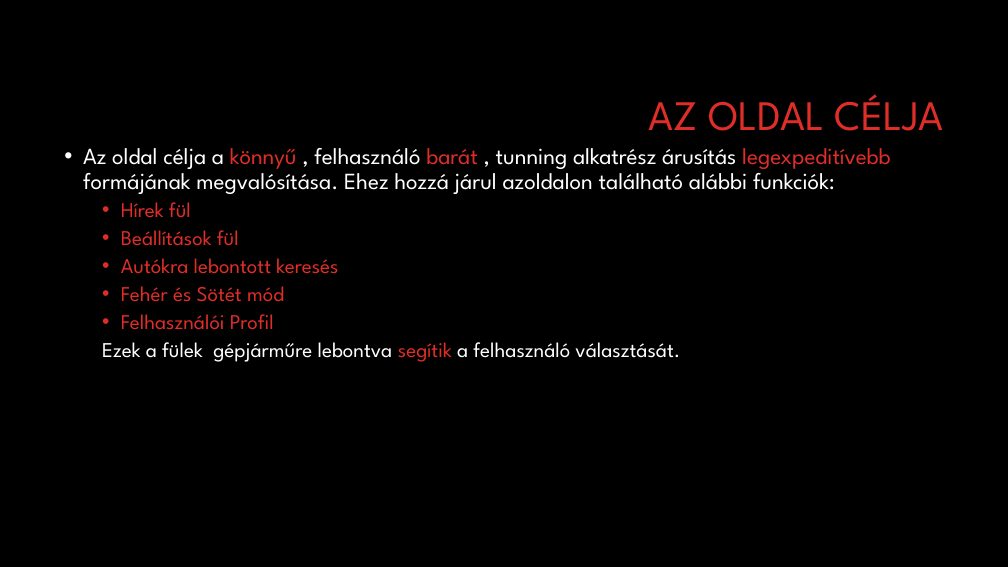
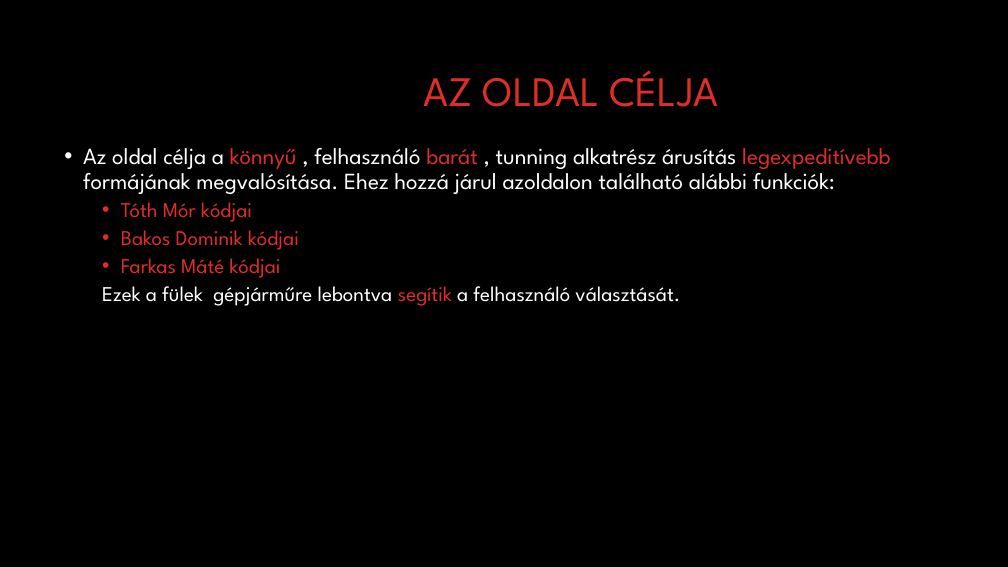
Before and after one commit to ookamim2007-source/D.A.T.M.-D-l-Alf-ldi-Tuning-M-hely.web-, a slide deck: slide 3 of DATM PPT.pptx. Drawn at 1008x567 pixels with LibreOffice and Linux fonts; fonts in the diff are those of the drawing; background and template pictures are left out. Boxes give left, top, right and bottom in pixels: in the first picture for what was removed or moved away, otherwise in the second. Text is boxed around its words. In the diff, an @@ line names an element or a change of style, - is before the commit and + after.

```diff
--- a/DATM PPT.pptx
+++ b/DATM PPT.pptx
@@ title "AZ OLDAL CÉLJA": place and size @@
-title "AZ OLDAL CÉLJA" at box(649, 94, 944, 131)
+title "AZ OLDAL CÉLJA" at box(423, 70, 719, 107)
@@ text at box(121, 202, 299, 278): text changed @@
-  • Hírek fül
-  • Beállítások fül
-  • Autókra lebontott keresés
-  • Fehér és Sötét mód
-  • Felhasználói Profil
+  • Tóth Mór kódjai
+  • Bakos Dominik kódjai
+  • Farkas Máté kódjai
```
Also in this commit, not shown: 18 slides added, 6 slides removed.
